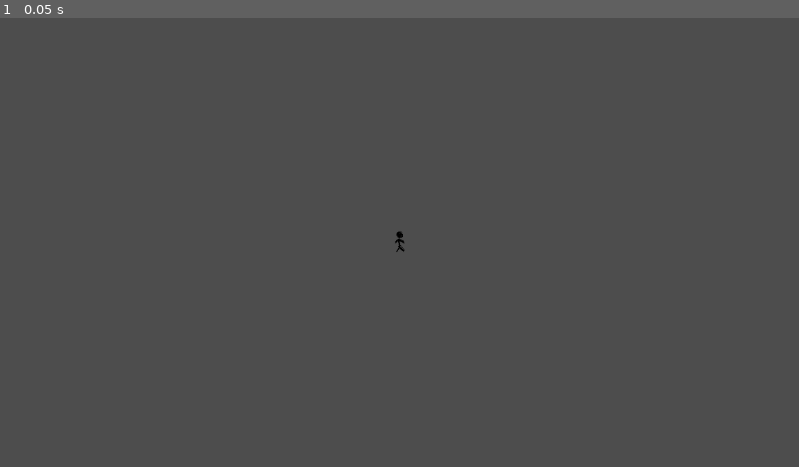
Above: before the commit, frame 1.
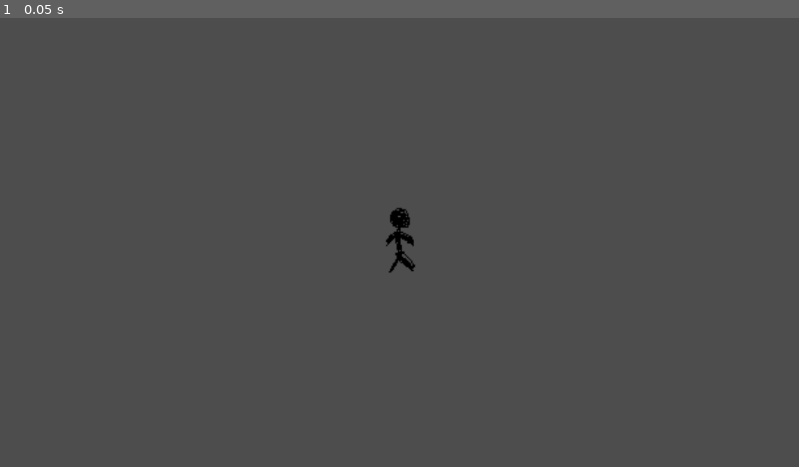
Above: after the commit, the same moment.

Repository: xelaxefensor/Maturitni-prace-Vyvoj-v-hernim-enginu
Game: Godot game, scene res://scenes/player.tscn
The game is run twice, just before and just after one commit, with the same random seed, the same clock (stepped at 60 frames per second) and the same inputs. This scene is started directly instead of the project's main scene. The engine's default icon, where the game draws it, is replaced by a stand-in: a white triangle on a blue panel in a dark square.
Inputs:
- Up to frame 1 (0.05 s): no input

The runs differ from the first frame. In frame 1, 0.2% of the frame differs, in the area x 48-52%, y 42-57%.
Error in both runs: Invalid access to property or key 'connect_client' on a base object of type 'null instance'. (res://scripts/multiplayer_manager.gd:24)

Commit message:
Player spawning

Diff:
--- a/slizaci/scenes/game.tscn
+++ b/slizaci/scenes/game.tscn
@@ -2,31 +2,29 @@
 
 [ext_resource type="Script" path="res://scripts/game.gd" id="1_ovdom"]
 
-[sub_resource type="GDScript" id="GDScript_kikvy"]
-script/source = "extends MultiplayerSpawner
-
-
-# Called when the node enters the scene tree for the first time.
-func _ready():
-	pass # Replace with function body.
-
-
-# Called every frame. 'delta' is the elapsed time since the previous frame
-"
+[sub_resource type="SceneReplicationConfig" id="SceneReplicationConfig_3khk3"]
+properties/0/path = NodePath(".:server_game_phase")
+properties/0/spawn = true
+properties/0/replication_mode = 1
 
 [node name="Game" type="Node"]
 script = ExtResource("1_ovdom")
 
-[node name="RoundTimer" type="Timer" parent="."]
-
-[node name="Camera2D" type="Camera2D" parent="."]
+[node name="StageCamera2D" type="Camera2D" parent="."]
 
 [node name="LevelSpawner" type="MultiplayerSpawner" parent="."]
 _spawnable_scenes = PackedStringArray("res://scenes/levels/test_01.tscn")
-spawn_path = NodePath(".")
+spawn_path = NodePath("../Level")
 spawn_limit = 1
-script = SubResource("GDScript_kikvy")
 
-[node name="Players" type="Node" parent="."]
+[node name="PlayerSpawner" type="MultiplayerSpawner" parent="."]
+_spawnable_scenes = PackedStringArray("res://scenes/player.tscn")
+spawn_path = NodePath("../Players")
+spawn_limit = 32
 
-[node name="Projectiles" type="Node" parent="."]
+[node name="Players" type="Node2D" parent="."]
+
+[node name="Level" type="Node2D" parent="."]
+
+[node name="MultiplayerSynchronizer" type="MultiplayerSynchronizer" parent="."]
+replication_config = SubResource("SceneReplicationConfig_3khk3")
--- a/slizaci/scenes/levels/test_01.tscn
+++ b/slizaci/scenes/levels/test_01.tscn
@@ -1,29 +1,40 @@
-[gd_scene load_steps=4 format=3 uid="uid://dniv0f850dpf1"]
+[gd_scene load_steps=5 format=3 uid="uid://dniv0f850dpf1"]
 
-[ext_resource type="Script" path="res://scripts/level.gd" id="1_lp4xt"]
 [ext_resource type="Texture2D" uid="uid://b23dqssbqleu8" path="res://sprites/icon.svg" id="1_y0wmj"]
+[ext_resource type="Script" path="res://scripts/level.gd" id="1_y7cou"]
+[ext_resource type="PackedScene" uid="uid://c80ffgj0t7avt" path="res://scenes/player_spaw_point.tscn" id="2_jlcus"]
 
 [sub_resource type="RectangleShape2D" id="RectangleShape2D_6voww"]
 size = Vector2(1261, 312)
 
-[node name="Level" type="Node2D"]
-script = ExtResource("1_lp4xt")
+[node name="Map" type="Node2D"]
+script = ExtResource("1_y7cou")
 
-[node name="Icon2" type="Sprite2D" parent="."]
+[node name="Geometry" type="Node2D" parent="."]
+
+[node name="Icon2" type="Sprite2D" parent="Geometry"]
 position = Vector2(594, -45)
 texture = ExtResource("1_y0wmj")
 
-[node name="Icon3" type="Sprite2D" parent="."]
+[node name="Icon3" type="Sprite2D" parent="Geometry"]
 position = Vector2(202, -55)
 texture = ExtResource("1_y0wmj")
 
-[node name="StaticBody2D" type="StaticBody2D" parent="."]
+[node name="StaticBody2D" type="StaticBody2D" parent="Geometry"]
 
-[node name="CollisionShape2D" type="CollisionShape2D" parent="StaticBody2D"]
+[node name="CollisionShape2D" type="CollisionShape2D" parent="Geometry/StaticBody2D"]
 position = Vector2(85, 452)
 shape = SubResource("RectangleShape2D_6voww")
 
-[node name="Icon" type="Sprite2D" parent="StaticBody2D"]
+[node name="Icon" type="Sprite2D" parent="Geometry/StaticBody2D"]
 position = Vector2(86, 454)
 scale = Vector2(9.90625, 2.45313)
 texture = ExtResource("1_y0wmj")
+
+[node name="PlayerSpawnPoints" type="Node2D" parent="."]
+
+[node name="PlayerSpawnPoint2" parent="PlayerSpawnPoints" instance=ExtResource("2_jlcus")]
+position = Vector2(310, 70)
+
+[node name="PlayerSpawnPoint" parent="PlayerSpawnPoints" instance=ExtResource("2_jlcus")]
+position = Vector2(-262, 61)
--- a/slizaci/scenes/main.tscn
+++ b/slizaci/scenes/main.tscn
@@ -7,6 +7,7 @@
 [node name="Main" type="Node"]
 
 [node name="Game" parent="." instance=ExtResource("3_ar0jb")]
+unique_name_in_owner = true
 
 [node name="UI" type="CanvasLayer" parent="."]
 
--- a/slizaci/scenes/player.tscn
+++ b/slizaci/scenes/player.tscn
@@ -1,6 +1,7 @@
-[gd_scene load_steps=4 format=3 uid="uid://b153tcsd2evxl"]
+[gd_scene load_steps=5 format=3 uid="uid://b153tcsd2evxl"]
 
 [ext_resource type="Texture2D" uid="uid://dy1mm01m1lpvw" path="res://sprites/player.png" id="1_1nkqf"]
+[ext_resource type="Script" path="res://scripts/player.gd" id="1_lje8l"]
 
 [sub_resource type="CapsuleShape2D" id="CapsuleShape2D_2vrrx"]
 
@@ -8,13 +9,16 @@
 properties/0/path = NodePath(".:position")
 properties/0/spawn = true
 properties/0/replication_mode = 1
+properties/1/path = NodePath(".:id")
+properties/1/spawn = true
+properties/1/replication_mode = 1
 
 [node name="Player" type="CharacterBody2D"]
+scale = Vector2(3.08, 3.08)
+script = ExtResource("1_lje8l")
 
 [node name="CollisionShape2D" type="CollisionShape2D" parent="."]
 shape = SubResource("CapsuleShape2D_2vrrx")
-
-[node name="InputSynchronizer" type="MultiplayerSynchronizer" parent="."]
 
 [node name="MultiplayerSynchronizer" type="MultiplayerSynchronizer" parent="."]
 replication_config = SubResource("SceneReplicationConfig_1iofq")
--- /dev/null
+++ b/slizaci/scenes/player_spaw_point.tscn
@@ -0,0 +1,3 @@
+[gd_scene format=3 uid="uid://c80ffgj0t7avt"]
+
+[node name="PlayerSpawnPoint" type="Node2D" groups=["player_spawn_point"]]
--- a/slizaci/scenes/player_spawner.tscn
+++ /dev/null
@@ -1,6 +0,0 @@
-[gd_scene load_steps=2 format=3 uid="uid://c80ffgj0t7avt"]
-
-[ext_resource type="Script" path="res://scripts/player_spawner.gd" id="1_wgo8c"]
-
-[node name="PlayerSpawner" type="Node2D" groups=["player_spawner"]]
-script = ExtResource("1_wgo8c")
--- a/slizaci/scripts/game.gd
+++ b/slizaci/scripts/game.gd
@@ -1,5 +1,11 @@
 extends Node
 
+@export var server_game_phase = "loading"
+#loading
+#warmup
+#round_start
+#game
+#round_end
 
 var map = "res://scenes/levels/test_01.tscn"
 var player_size = 8
@@ -9,8 +15,9 @@
 
 # Called when the node enters the scene tree for the first time.
 func _ready():
-	MultiplayerManager.succeded_to_connect.connect(connected)
 	MultiplayerManager.connection_lost.connect(connection_lost)
+	MultiplayerManager.player_disconnected.connect(player_disconnected)
+	MultiplayerManager.succeded_to_connect.connect(succeded_to_connect)
 
 
 # Called every frame. 'delta' is the elapsed time since the previous frame.
@@ -19,26 +26,40 @@
 
 
 func connection_lost():
-	var level = $LevelSpawner
+	GameManager.game_status = "menu"
+
+	var level = $Level
 	for c in level.get_children():
-		level.remove_child(c)
+		c.queue_free()
+
+	var players = $Players
+	for c in players.get_children():
 		c.queue_free()
 
 
-func connected():
-	GameManager.game_phase = "loading_game"
+func succeded_to_connect():
+	GameManager.game_status = "loading_game"
+
+
+func player_disconnected(id, _info):
+	var nd = get_tree().get_nodes_in_group("id"+str(id))
+	for c in nd:
+		c.queue_free()
 
 
 func server_load_game(map, player_size, time):
-	GameManager.game_phase = "loading_game"
+	GameManager.game_status = "loading"
+	server_game_phase = "loading_game"
 	self.map = map
 	self.player_size = player_size
 	round_time = time
 
 	var game_load = load(map).instantiate()
-	$LevelSpawner.add_child(game_load)
+	$Level.add_child(game_load, true)
 
 
 @rpc("any_peer", "call_local", "reliable", 1)
 func level_loaded():
-	print("Loaded")
+	var player = preload("res://scenes/player.tscn").instantiate()
+	player.set_id(multiplayer.get_remote_sender_id())
+	$Players.add_child(player, true)
--- a/slizaci/scripts/game_manager.gd
+++ b/slizaci/scripts/game_manager.gd
@@ -1,8 +1,6 @@
 extends Node
 
-var game_phase = "menu"
+var game_status = "menu"
 #menu
-#loading_game
-#round_start
-#game
-#round_end
+#ingame
+#loading
--- a/slizaci/scripts/level.gd
+++ b/slizaci/scripts/level.gd
@@ -1,4 +1,5 @@
 extends Node2D
+
 
 # Called when the node enters the scene tree for the first time.
 func _ready():
--- a/slizaci/scripts/menu.gd
+++ b/slizaci/scripts/menu.gd
@@ -69,7 +69,7 @@
 
 
 func _input(event):
-	if event.is_action_pressed("pause_menu") && GameManager.game_phase != "menu":
+	if event.is_action_pressed("pause_menu") && GameManager.game_status != "menu":
 		if $PauseMenu.visible == false:
 			menus_invisible()
 			$PauseMenu.visible = true
--- /dev/null
+++ b/slizaci/scripts/player.gd
@@ -0,0 +1,24 @@
+extends CharacterBody2D
+
+@export var id = 0
+
+# Get the gravity from the project settings to be synced with RigidBody nodes.
+var gravity = ProjectSettings.get_setting("physics/2d/default_gravity")
+
+
+func set_id(id):
+	self.id = id
+	add_to_group("id"+str(id))
+
+
+func _ready():
+	if id == multiplayer.get_unique_id():
+		$Camera2D.make_current()
+
+
+func _physics_process(delta):
+	# Add the gravity.
+	if not is_on_floor():
+		velocity.y += gravity * delta
+
+	move_and_slide()
--- a/slizaci/scripts/player_spawner.gd
+++ /dev/null
@@ -1,11 +0,0 @@
-extends Node2D
-
-
-# Called when the node enters the scene tree for the first time.
-func _ready():
-	pass # Replace with function body.
-
-
-# Called every frame. 'delta' is the elapsed time since the previous frame.
-func _process(delta):
-	pass
